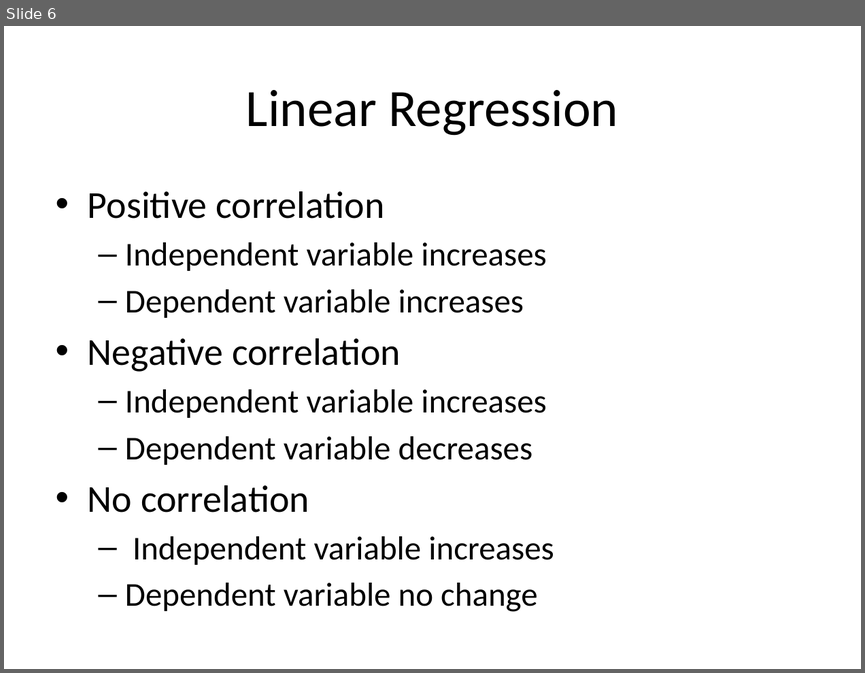
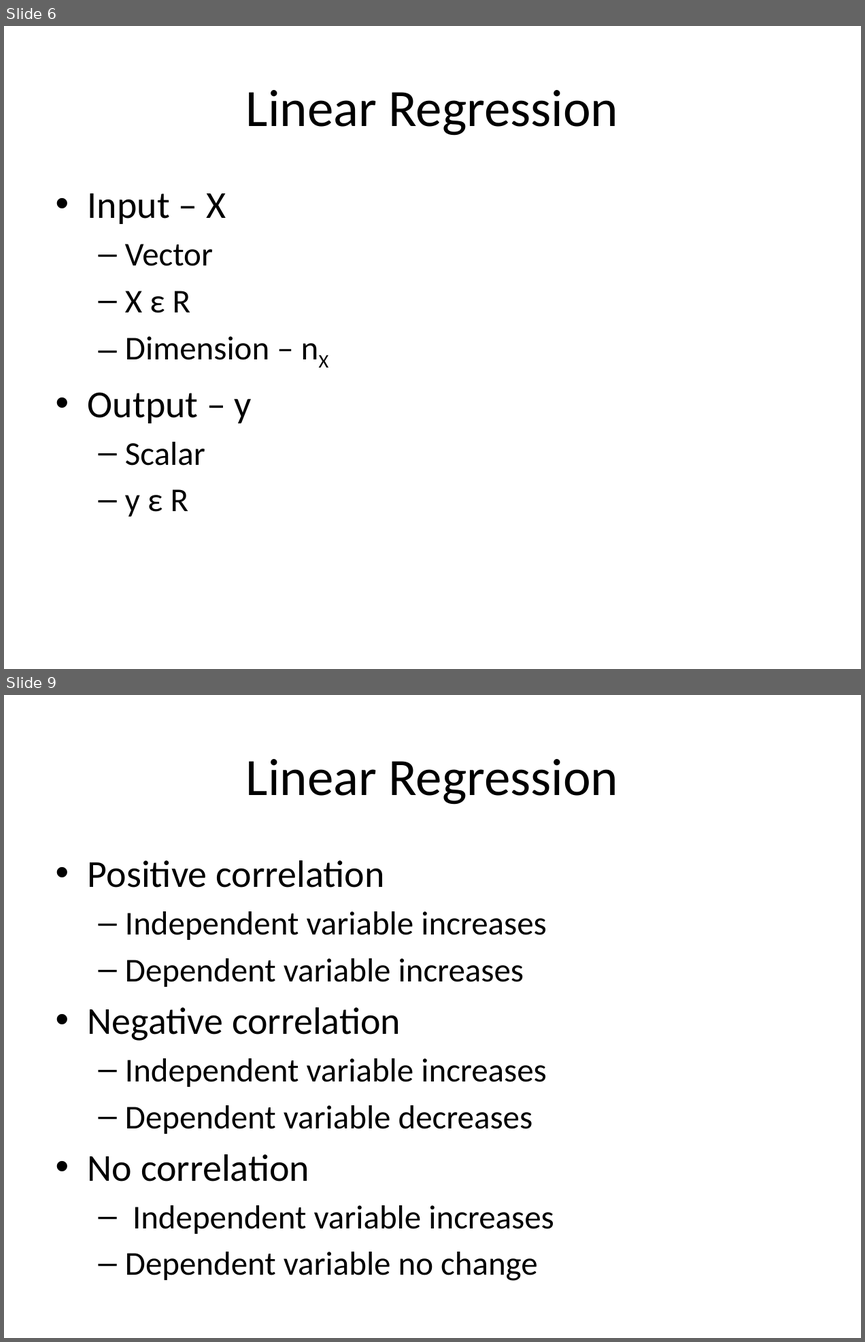
Before and after one commit to look4pritam/ArtificialIntelligence, a slide deck: MachineLearning/LinearRegression/LinearRegression.pptx. Shown one above the other, each under a label of ours: slide 6 before the commit, slides 6 and 9 after it; the slides between them are not shown. The pictures are 865x673 and 865x1342 pixels, drawn with LibreOffice and Linux fonts; fonts in the diff are those of the drawing. Boxes give left, top, right and bottom in pixels: in the first picture for what was removed or moved away, otherwise in the second. Text is boxed around its words. In the diff, an @@ line names an element or a change of style, - is before the commit and + after.

```diff
--- a/MachineLearning/LinearRegression/LinearRegression.pptx
+++ b/MachineLearning/LinearRegression/LinearRegression.pptx
@@ slide 6 added at <box>4,26,861,669</box>, background #FFFFFF @@
@@ title added at <box>246,90,618,135</box>, 44 pt, text #000000 @@
+Linear Regression
@@ text added at <box>88,193,269,516</box>, 28 pt, text #000000 @@
+• Input – X
+  – Vector
+  – X ε R
+  – Dimension – nX
+• Output – y
+  – Scalar
+  – y ε R
@@ what was slide 6 is now slide 9 @@
```
Also in this commit, not shown: 3 slides changed, 5 other slides added, 1 slide removed.
